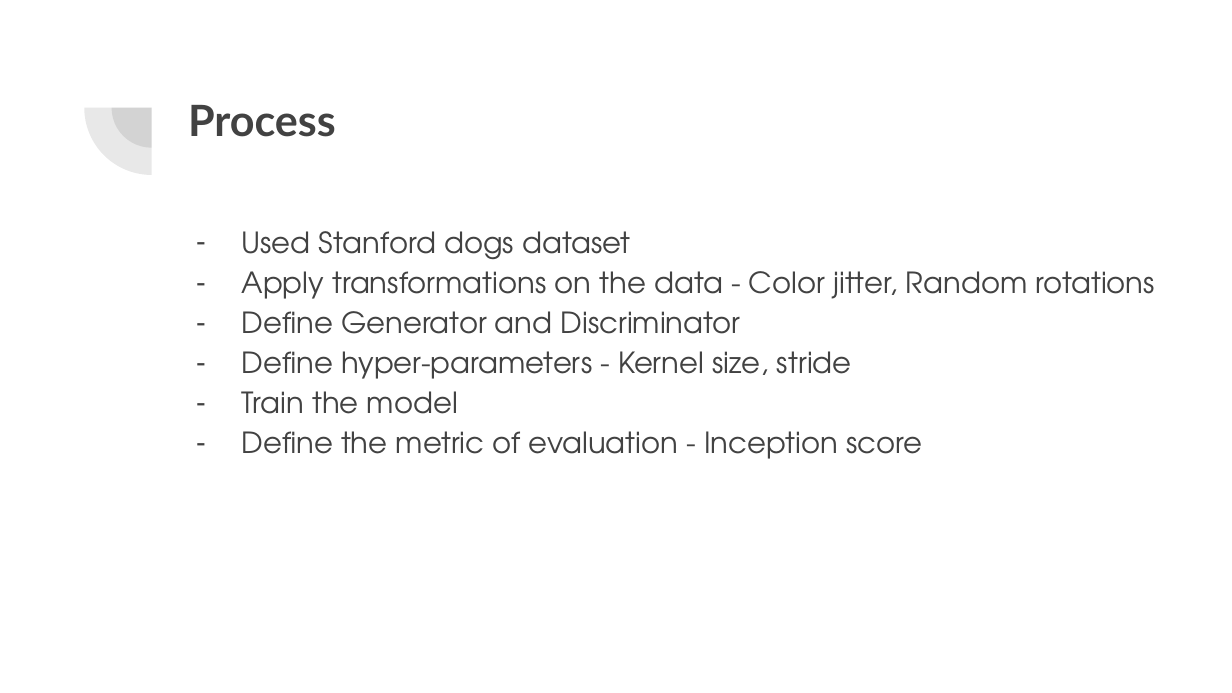
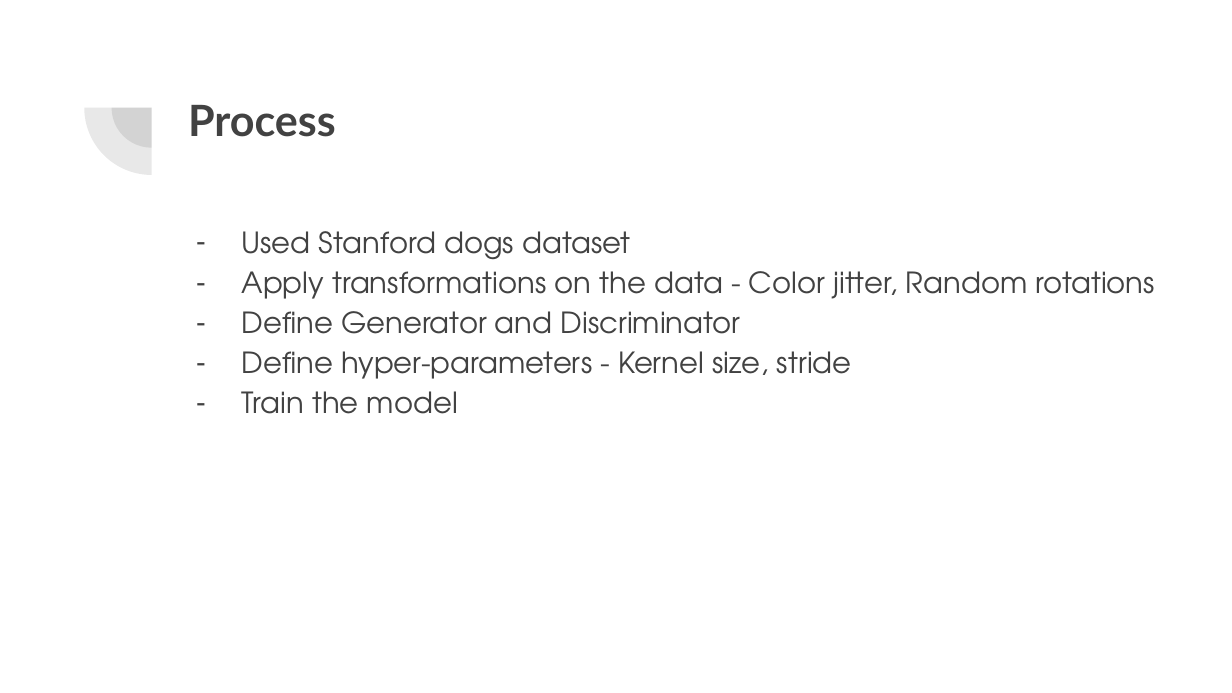
Before and after one commit to SrividyaKirti/Generative_dog_images, a slide deck: slide 4 of Slides_GANs.pptx. Drawn at 1232x693 pixels with LibreOffice and Linux fonts; fonts in the diff are those of the drawing. Boxes give left, top, right and bottom in pixels: in the first picture for what was removed or moved away, otherwise in the second. Text is boxed around its words. In the diff, an @@ line names an element or a change of style, - is before the commit and + after.

```diff
--- a/Slides_GANs.pptx
+++ b/Slides_GANs.pptx
@@ text at <box>242,431,922,459</box>: paragraph removed @@
-– Define the metric of evaluation - Inception score
```
Also in this commit, not shown: 2 other slides changed, 1 slide added, 1 slide removed, 1 other file.
